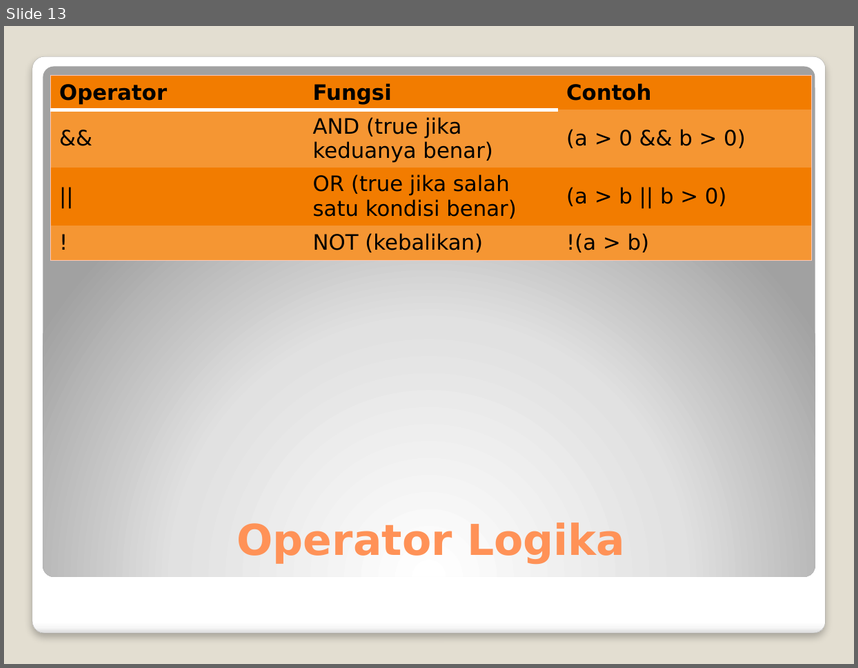
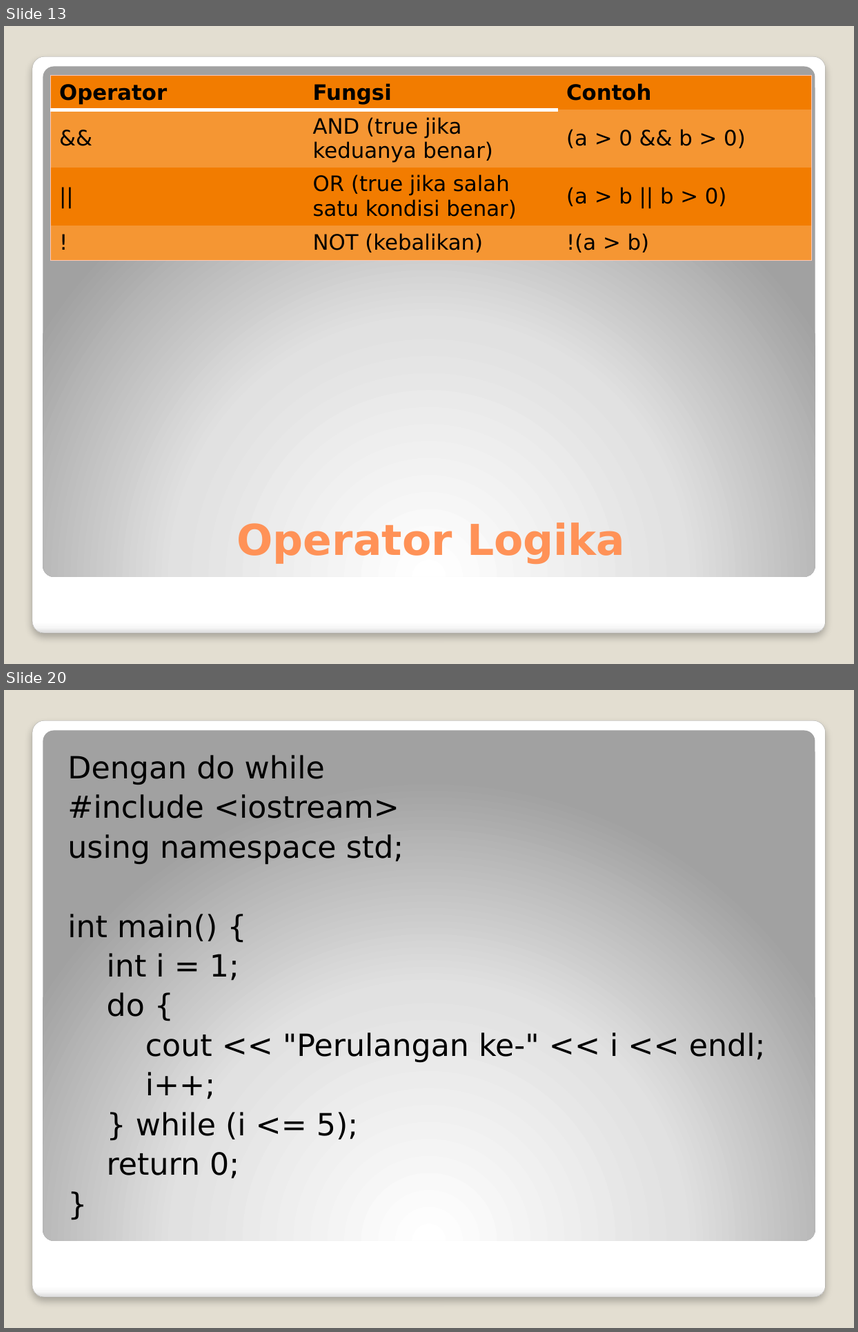
Before and after one commit to Luth-Badila/Cpp-dasar, a slide deck: C++ Dasar.pptx. Shown one above the other, each under a label of ours: slide 13 before the commit, slides 13 and 20 after it; the slides between them are not shown. The pictures are 858x668 and 858x1332 pixels, drawn with LibreOffice and Linux fonts; fonts in the diff are those of the drawing. Boxes give left, top, right and bottom in pixels: in the first picture for what was removed or moved away, otherwise in the second. Text is boxed around its words. In the diff, an @@ line names an element or a change of style, - is before the commit and + after.

Commit message:
add perulangan dan percabangan

```diff
--- a/C++ Dasar.pptx
+++ b/C++ Dasar.pptx
@@ slide 20 added at bbox=[4, 690, 854, 1328], background #E3DED1; not listed: 2 template elements that a slide beside it also shows @@
@@ text added at bbox=[67, 755, 766, 1178], 25.9 pt, text #000000 @@
+Dengan do while
+#include <iostream>
+using namespace std;
+int main() {
+int i = 1;
+do {
+cout << "Perulangan ke-" << i << endl;
+i++;
+} while (i <= 5);
+return 0;
+}
```
Also in this commit, not shown: 1 slide changed, 7 other slides added.
